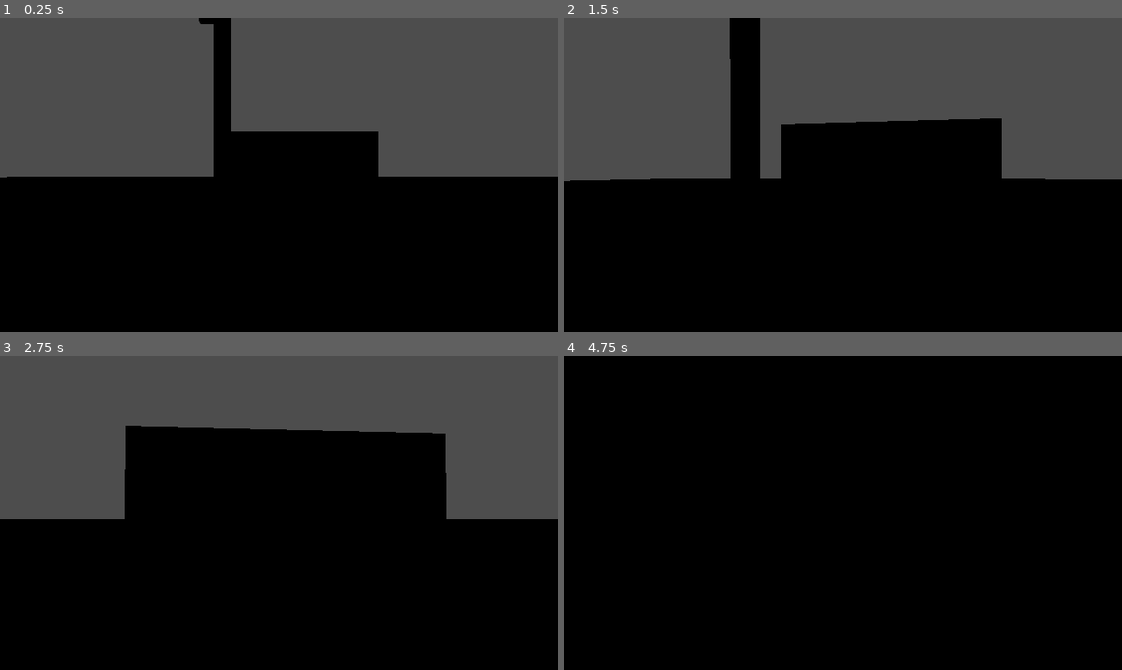
Above: before the commit, frames 1-4 (two rows, left to right).
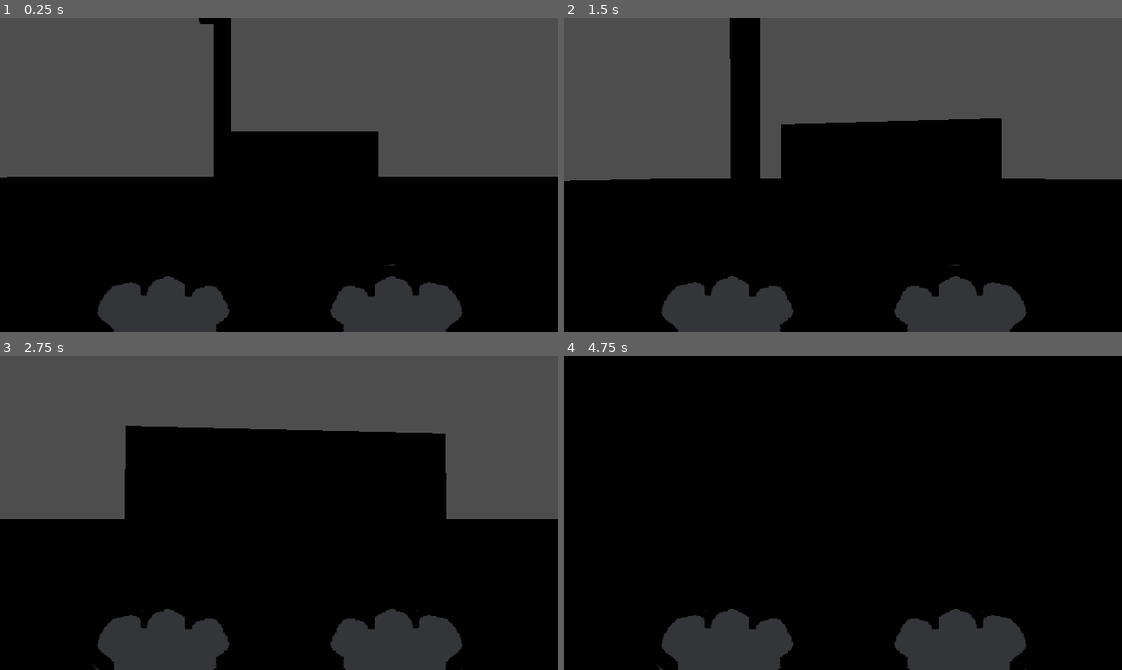
Above: after the commit, the same moments.

Repository: STBNgs/scream_jam_2025
Game: Godot game, scene res://scenes/levels/player_testing.tscn
Same seed, same stepped clock (60 frames per second), same inputs: the game is played once before the commit and once after it. This scene is started directly instead of the project's main scene.
Inputs (mouse positions are in pixels of both pictures, inside the frame that each line leads up to):
- Up to frame 1 (0.25 s): no input
- Up to frame 2 (1.5 s): tap Enter at 0.5 s; move the mouse to (870, 175) at 0.52 s; hold Shift (shift) 0.53-1.28 s; hold W (up) from 0.53 s (still down); move the mouse to (815, 175) at 1.27 s; tap Space (space) at 1.35 s
- Up to frame 3 (2.75 s): keep holding W (up); move the mouse to (290, 506) at 2.02 s; hold Shift (shift) from 2.03 s (still down)
- Up to frame 4 (4.75 s): keep holding W (up); move the mouse to (837, 519) at 2.77 s; release Shift (shift) at 2.78 s; tap Space (space) at 2.85, 4.35 s; move the mouse to (887, 516) at 3.52 s; hold Shift (shift) 3.53-4.28 s; move the mouse to (798, 509) at 4.27 s

The runs differ from the first frame. In frame 1, 6.3% of the frame differs, in the area x 17-83%, y 78-100%; in frame 2, 6.3%; in frame 3, 7.0%, in the area x 16-83%, y 80-100%; in frame 4, 7.0%.

Commit message:
cat hands added

Diff:
--- a/scenes/player.tscn
+++ b/scenes/player.tscn
@@ -1,9 +1,12 @@
-[gd_scene load_steps=8 format=3 uid="uid://d16nkcqpg72ta"]
+[gd_scene load_steps=12 format=3 uid="uid://d16nkcqpg72ta"]
 
 [ext_resource type="Texture2D" uid="uid://bpkgybvnnm0b6" path="res://graphics/school_sign.png" id="1_3vyb7"]
 [ext_resource type="Script" uid="uid://b6c5bocaewomn" path="res://scripts/player.gd" id="1_g2els"]
 [ext_resource type="AudioStream" uid="uid://cuvfxujkak84v" path="res://audio/cat/cat_jump.ogg" id="3_qhqgy"]
 [ext_resource type="AudioStream" uid="uid://dq8lllb0verkt" path="res://audio/cat/cat_landing.ogg" id="4_dqkch"]
+[ext_resource type="Texture2D" uid="uid://bp1tsjrcom74" path="res://graphics/cat/1.png" id="5_fjrip"]
+[ext_resource type="Texture2D" uid="uid://csb2omns6hhoj" path="res://graphics/cat/2.png" id="6_smehm"]
+[ext_resource type="Texture2D" uid="uid://wjo6l1wsgkre" path="res://graphics/cat/3.png" id="7_ur7pv"]
 
 [sub_resource type="BoxShape3D" id="BoxShape3D_g2els"]
 
@@ -12,6 +15,23 @@
 
 [sub_resource type="BoxMesh" id="BoxMesh_dqkch"]
 material = SubResource("StandardMaterial3D_qhqgy")
+
+[sub_resource type="SpriteFrames" id="SpriteFrames_y4r1p"]
+animations = [{
+"frames": [{
+"duration": 1.0,
+"texture": ExtResource("5_fjrip")
+}, {
+"duration": 1.0,
+"texture": ExtResource("6_smehm")
+}, {
+"duration": 1.0,
+"texture": ExtResource("7_ur7pv")
+}],
+"loop": true,
+"name": &"default",
+"speed": 3.0
+}]
 
 [node name="Player" type="CharacterBody3D"]
 collision_layer = 2
@@ -36,3 +56,12 @@
 [node name="landing" type="AudioStreamPlayer3D" parent="Pivot/Camera3D"]
 stream = ExtResource("4_dqkch")
 max_db = -3.407
+
+[node name="mittens_animation" type="AnimatedSprite3D" parent="Pivot/Camera3D"]
+transform = Transform3D(1.912707, 0, 0, 0, 1.912707, 0, 0, 0, 1, 0, 0, -0.4411632)
+pixel_size = 0.001
+no_depth_test = true
+render_priority = 127
+sprite_frames = SubResource("SpriteFrames_y4r1p")
+autoplay = "default"
+frame_progress = 0.3135239
Renamed: graphics/test/1.png -> graphics/cat/1.png
Renamed: graphics/test/2.png -> graphics/cat/2.png
Renamed: graphics/test/3.png -> graphics/cat/3.png
